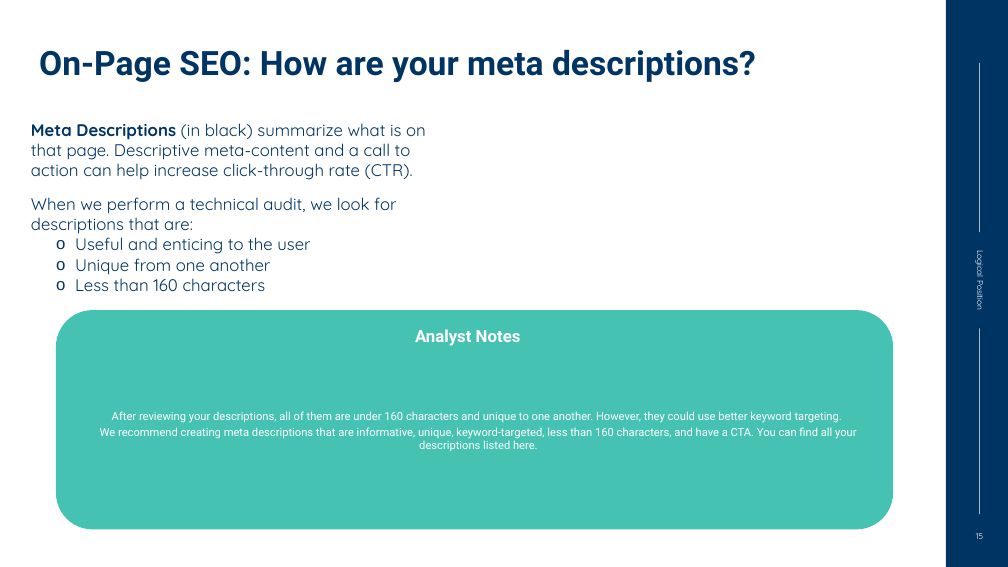
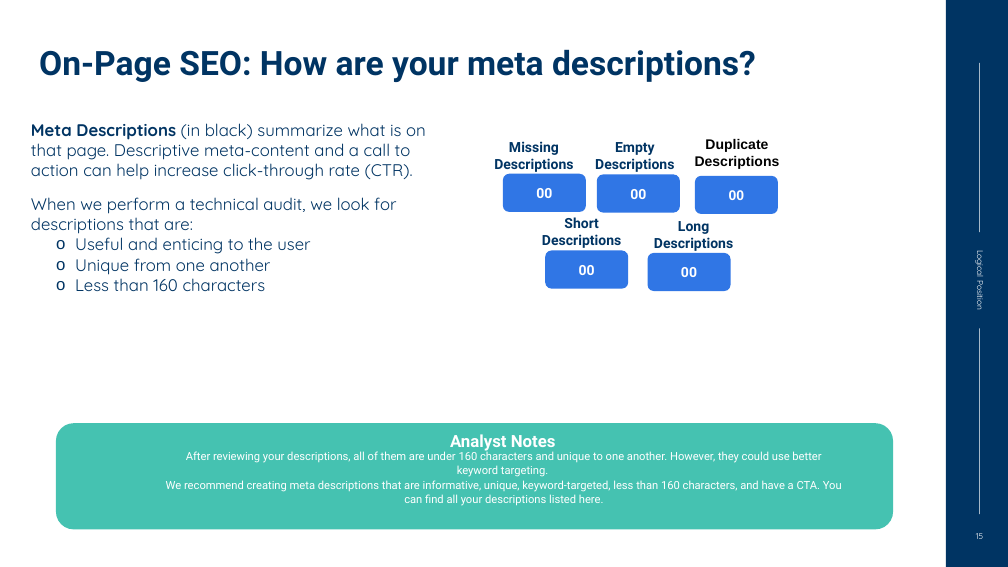
Before and after one commit to Logical-Position/TADAAbot, a slide deck: slide 15 of tadaa/data/pptx/OSR Tech Audit Template.pptx. Drawn at 1008x567 pixels with LibreOffice and Linux fonts; fonts in the diff are those of the drawing; background and template pictures are left out. Boxes give left, top, right and bottom in pixels: in the first picture for what was removed or moved away, otherwise in the second. Text is boxed around its words. In the diff, an @@ line names an element or a change of style, - is before the commit and + after.

Commit message:
sitebulb data in ppt/template updates
sitebulb target files in schema added by slide again, so they have the 'data' type. Updated ppt template with new shapes.

```diff
--- a/tadaa/data/pptx/OSR Tech Audit Template.pptx
+++ b/tadaa/data/pptx/OSR Tech Audit Template.pptx
@@ text added at [494, 141, 573, 172], 20 pt, text #003463, bold @@
+Missing Descriptions
@@ text added at [595, 142, 674, 172], 20 pt, text #003463, bold @@
+Empty Descriptions
@@ text added at [695, 139, 780, 169], 20 pt, text #000000, bold @@
+Duplicate Descriptions
@@ rounded rectangle added at [503, 174, 586, 212], fill #3076E5 @@
@@ rounded rectangle added at [597, 174, 680, 213], fill #3076E5 @@
@@ rounded rectangle added at [695, 176, 778, 214], fill #3076E5 @@
@@ text added at [536, 188, 552, 198], 20 pt, text #FFFFFF, bold @@
+00
@@ text added at [630, 189, 646, 199], 20 pt, text #FFFFFF, bold @@
+00
@@ text added at [729, 190, 745, 200], 20 pt, text #FFFFFF, bold @@
+00
@@ text added at [542, 217, 621, 248], 20 pt, text #003463, bold @@
+Short Descriptions
@@ text added at [654, 221, 733, 251], 20 pt, text #003463, bold @@
+Long Descriptions
@@ rounded rectangle added at [545, 250, 628, 289], fill #3076E5 @@
@@ text added at [579, 265, 595, 275], 20 pt, text #FFFFFF, bold @@
+00
@@ rounded rectangle added at [648, 253, 731, 291], fill #3076E5 @@
@@ text added at [681, 267, 697, 277], 20 pt, text #FFFFFF, bold @@
+00
@@ rounded rectangle: place and size @@
-rounded rectangle at [56, 310, 893, 529]
+rounded rectangle at [56, 423, 893, 530]
@@ text "Analyst Notes": place and size @@
-text "Analyst Notes" at [415, 329, 521, 346]
+text "Analyst Notes" at [450, 434, 556, 452]
@@ text "After reviewing your descriptions, all ..." rewrapped from [100, 411, 856, 451] to [166, 450, 842, 506] @@
```
Also in this commit, not shown: 8 other slides changed, 2 other files.
